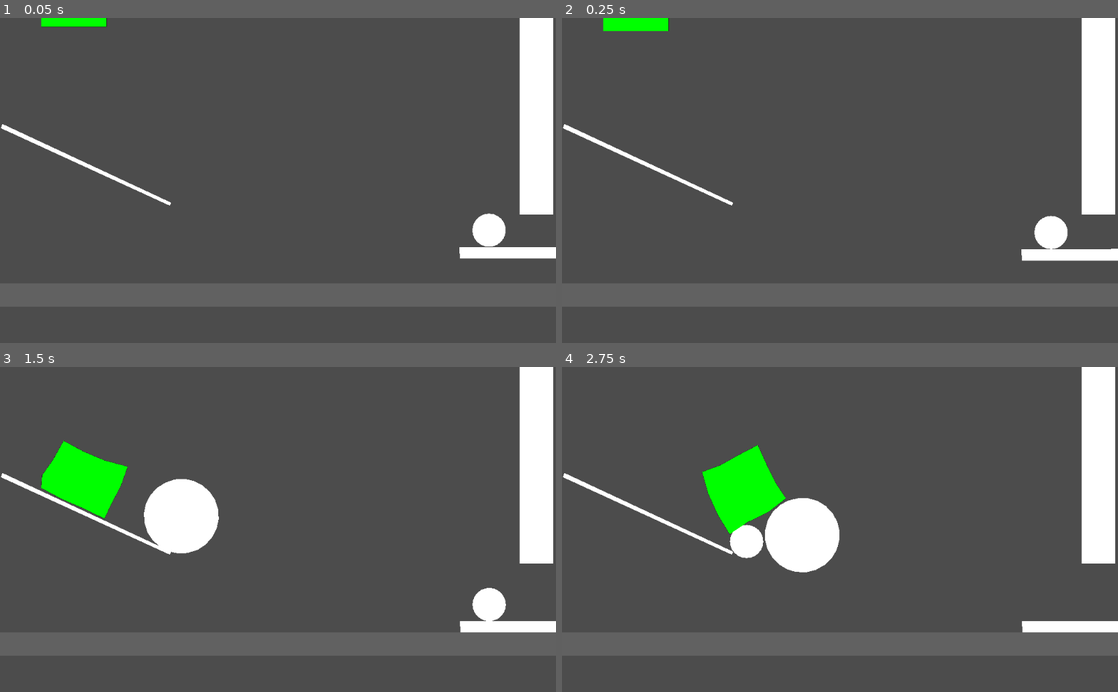
Above: before the commit, frames 1-4 (two rows, left to right).
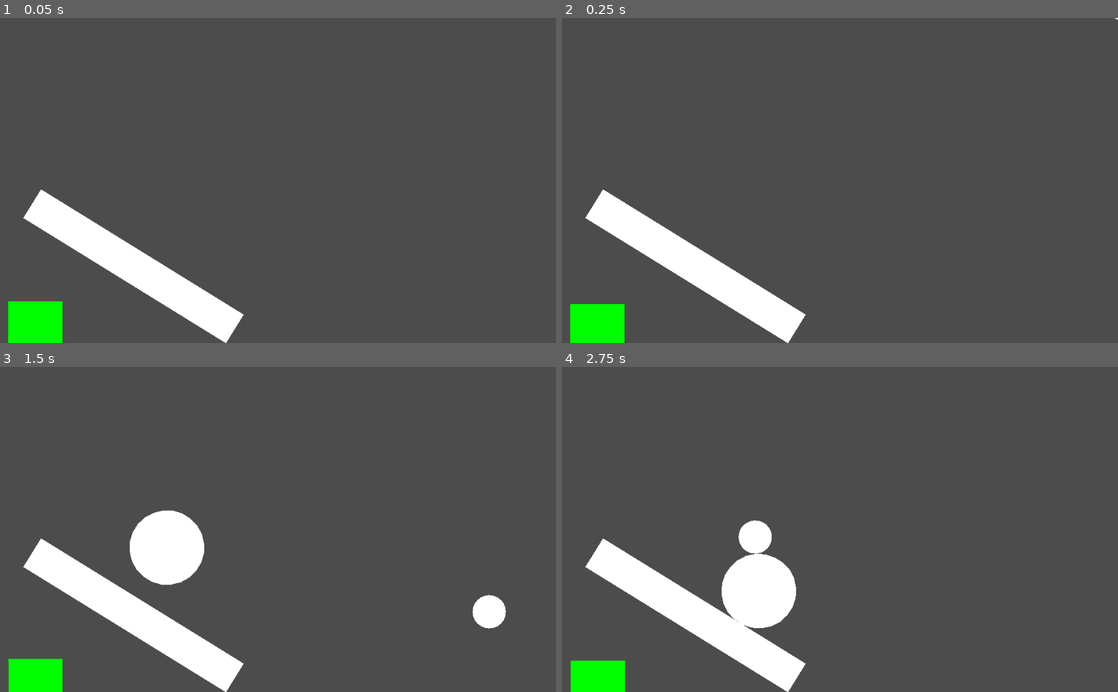
Above: after the commit, the same moments.

Repository: bustedwallstudios/Softbody
Game: Godot game, scene res://2dWorld.tscn
Same seed, same stepped clock (60 frames per second), same inputs: the game is played once before the commit and once after it.
Inputs (mouse positions are in pixels of both pictures, inside the frame that each line leads up to):
- Up to frame 1 (0.05 s): no input
- Up to frame 2 (0.25 s): no input
- Up to frame 3 (1.5 s): tap Enter (ui_accept) at 0.5, 0.77 s; move the mouse to (489, 591) at 0.52 s; hold Right (ui_right) 0.53-1.28 s; move the mouse to (166, 545) at 1.27 s; hold Down (ui_down) from 1.28 s (still down)
- Up to frame 4 (2.75 s): tap Enter (ui_accept) at 1.52 s; move the mouse to (767, 493) at 2.02 s; release Down (ui_down) at 2.03 s; hold Right (ui_right) from 2.03 s (still down)

The runs differ from the first frame. In frame 1, 11% of the frame differs, in the area x 0-100%, y 0-100%; in frame 2, 11%; in frame 3, 15%; in frame 4, 18%.

Commit message:
Squishy ball now generates upon loading the scene, however pressure force has not been implemented yet. Revert to here in case of catastropic circle issues.

Diff:
--- a/2dWorld.tscn
+++ b/2dWorld.tscn
@@ -1,8 +1,9 @@
-[gd_scene load_steps=9 format=2]
+[gd_scene load_steps=10 format=2]
 
 [ext_resource path="res://Objects/SquishyBody.tscn" type="PackedScene" id=1]
 [ext_resource path="res://MiscScripts/Draggable2.gd" type="Script" id=2]
 [ext_resource path="res://MiscScripts/Draggable.gd" type="Script" id=3]
+[ext_resource path="res://MiscScripts/Rotate.gd" type="Script" id=4]
 
 [sub_resource type="RectangleShape2D" id=3]
 extents = Vector2( 119, 13 )
@@ -22,14 +23,14 @@
 [node name="Node2D" type="Node2D"]
 
 [node name="Camera" type="Camera2D" parent="."]
-position = Vector2( 0, -232 )
+position = Vector2( -4, -471 )
 current = true
 zoom = Vector2( 3, 3 )
 
 [node name="World" type="Node2D" parent="."]
 
 [node name="Ground" type="StaticBody2D" parent="World"]
-position = Vector2( -35, 402 )
+position = Vector2( -28, 616 )
 scale = Vector2( 19, 5 )
 __meta__ = {
 "_edit_group_": true
@@ -45,8 +46,8 @@
 polygon = PoolVector2Array( -5.95, -0.225, 5.95, -0.225, 5.95, 1.075, -5.95, 1.075 )
 
 [node name="RotatingBeam" type="StaticBody2D" parent="World"]
-position = Vector2( 1379, -762 )
-rotation = 1.5708
+position = Vector2( -880, 14.0001 )
+rotation = 0.555015
 scale = Vector2( 1.093, 10.975 )
 __meta__ = {
 "_edit_group_": true
@@ -62,12 +63,14 @@
 polygon = PoolVector2Array( -27.3505, -0.222937, 32.9121, -0.225021, 32.9261, 0.624512, -27.3366, 0.626595 )
 
 [node name="RotatingBeam2" type="StaticBody2D" parent="World"]
-position = Vector2( -1106, -335 )
-rotation = 0.436332
-scale = Vector2( 0.855, 1 )
+position = Vector2( 2079, -1265 )
+rotation = -0.205949
+scale = Vector2( 0.855, 3.251 )
+script = ExtResource( 4 )
 __meta__ = {
 "_edit_group_": true
 }
+degreesPerFrame = 1.0
 
 [node name="GroundCollision" type="CollisionShape2D" parent="World/RotatingBeam2"]
 position = Vector2( 56.2972, -4.48892 )
@@ -78,8 +81,27 @@
 scale = Vector2( 20, 20 )
 polygon = PoolVector2Array( -27.2157, -0.289926, 32.9624, -0.241419, 32.9287, 0.677203, -27.2257, 0.947976 )
 
+[node name="RotatingBeam3" type="StaticBody2D" parent="World"]
+position = Vector2( 2267, -478 )
+rotation = -2.64243
+scale = Vector2( 0.855, 3.251 )
+script = ExtResource( 4 )
+__meta__ = {
+"_edit_group_": true
+}
+degreesPerFrame = -1.0
+
+[node name="GroundCollision" type="CollisionShape2D" parent="World/RotatingBeam3"]
+position = Vector2( 56.2972, -4.48892 )
+shape = SubResource( 4 )
+
+[node name="GroundShape" type="Polygon2D" parent="World/RotatingBeam3"]
+position = Vector2( 0, -8.5 )
+scale = Vector2( 20, 20 )
+polygon = PoolVector2Array( -27.2157, -0.289926, 32.9624, -0.241419, 32.9287, 0.677203, -27.2257, 0.947976 )
+
 [node name="Beam" type="RigidBody2D" parent="World"]
-position = Vector2( 1339, 148 )
+position = Vector2( 2087, -852 )
 mass = 20.0
 gravity_scale = 3.72
 can_sleep = false
@@ -99,7 +121,7 @@
 polygon = PoolVector2Array( -16.9075, -0.197987, 20.0952, -0.13546, 20.0282, 3.01541, -16.674, 2.99974 )
 
 [node name="Ball" type="RigidBody2D" parent="World"]
-position = Vector2( 1166, 43 )
+position = Vector2( 1709, -1007 )
 input_pickable = true
 mass = 25.0
 gravity_scale = 5.0
@@ -120,7 +142,7 @@
 polygon = PoolVector2Array( -4.45, 1.625, -4.6, 0.425001, -4.45, -0.775, -4, -1.875, -3.25, -2.825, -2.3, -3.575, -1.2, …(247 unchanged characters)…
 
 [node name="BigBall" type="RigidBody2D" parent="World"]
-position = Vector2( 1828, -213 )
+position = Vector2( 1588, -1572 )
 input_pickable = true
 mass = 50.0
 gravity_scale = 5.0
@@ -141,13 +163,13 @@
 polygon = PoolVector2Array( -4.45, 1.625, -4.6, 0.425001, -4.45, -0.775, -4, -1.875, -3.25, -2.825, -2.3, -3.575, -1.2, …(247 unchanged characters)…
 
 [node name="SquishyBody" parent="." instance=ExtResource( 1 )]
-position = Vector2( -1307, -1444 )
+position = Vector2( -1496, 198 )
 width = 4
 height = 4
-pxBetweenPoints = 120
-stiffness = 10.0
-gravity = Vector2( 0, 15 )
-showLines = true
+pxBetweenPoints = 100
+pointRadius = 1.0
+stiffness = 15.0
+gravity = Vector2( 0, 9.705 )
 
 [connection signal="input_event" from="World/Ball" to="World/Ball" method="inputEvent"]
 [connection signal="input_event" from="World/BigBall" to="World/BigBall" method="inputEvent"]
--- a/Objects/Spring.gd
+++ b/Objects/Spring.gd
@@ -27,6 +27,11 @@
 
 # How much force will be applied to the points, based on the stiffness, distance apart, etc
 var hookesForceProduced:float
+
+# If this is true, it will add on an extra calculation: pressure force.
+# This is set to true in the SquishyBall code only, and will take the pressure
+# (calculated by the SquishyBall) and apply it to each point.
+var isBall = false
 
 func _ready():
 	if hideLine:
@@ -62,6 +67,10 @@
 		PointA.totalSpringForce += forceOnPointA
 		PointB.totalSpringForce += forceOnPointB
 
+		# If this is a ball body, instead of a mesh-like square one
+		if isBall:
+			applyPressureForce()
+
 		# If we are showing the lines, update them
 		if not hideLine:
 			updateLine()
@@ -79,10 +88,6 @@
 	# Repair the weird ass vector nonsense that sometimes happens
 	var fixedForce:Vector2 = fixVector(forceToApply)
 
-	# Limit the force so it at least waits a few seconds before exploding
-#	if fixedForce.length() > 1:
-#		fixedForce = fixedForce.normalized() * 1
-
 	return fixedForce
 
 # Makes the vectors more normal, and rounds them to the nearest 1/1000th.
@@ -98,7 +103,6 @@
 
 # Find the force that the spring is applying, based on things like stiffness and position
 func hookesLawToFindForce() -> float:
-
 	# The distance between them
 	var distBetweenPoints = (PointB.global_position - PointA.global_position).length()
 
@@ -112,6 +116,9 @@
 
 	return hookesForceProduced
 
+# Calculates the force applied to the points in the opposite
+# direction from the spring's force, to prevent the shape
+# from perpetually bouncing in place.
 func findDampingForce() -> float:
 	# The vector pointing towards A from B with length 1
 	var normalizedDirection = (PointA.global_position - PointB.global_position).normalized()
@@ -129,6 +136,9 @@
 
 	return dotProduct * dampingFactor
 
+func applyPressureForce():
+	var a = 0
+
 # Update the line graphic for each frame, to go from point A to B
 func updateLine():
 	$Line2D.clear_points()
--- /dev/null
+++ b/Objects/SquishyBall.gd
@@ -0,0 +1,160 @@
+extends Node2D
+
+
+# This allows us to create the rigidbodies whenever we need to
+export (PackedScene) var PhysicsPoint
+
+# This allows us to create the SPRINGS whenever we need to
+export (PackedScene) var PhysicsSpring
+
+# The amount of pixels away from the center each vertex will be
+export (int) var radiusInPx         = 100
+
+# The amount of vertices around the circle (3 makes it a triangle, 4 a square, etc.)
+export (int) var pointsAroundCircle = 10
+var pxBetweenPoints # The amount of pixels between each point (we have to calculate this in _ready()
+
+export (float) var pointRadius = 10
+
+# These will be applied to each spring as they are created
+# Damping factor is only really useful if it is set to exactly the same thing as stiffness,
+# so I have removed the ability to control that from the node.
+export (float) var stiffness = 4
+var dampingFactor
+
+export (float) var mass = 1
+
+export (Vector2) var gravity = Vector2(0, 1)
+
+export (bool) var showLines   = true
+export (bool) var showPoints  = true
+export (bool) var showPolygon = false
+
+# Stores all the points in a 2d array (used in squishy ball, not square one)
+var bodyPoints = []
+
+# PRESSURE RELATED STUFF
+var p:float # Pressure: Calculated each frame
+var V:float # Volume: Calculated each frame
+export (float) var n = 100  # Amount of substance: constant (This can be increased by the user to
+const R:float = 8.31446261815324 # Ideal gas constant: constant (obviously)
+
+# The formula to calculate pressure is PV = nRT, but T is temp (we don't care
+# about that), and all we actually need is pressure. Thus, we rearrange the
+# formula to solve for P: P = nR/V. This makes sense; as the volume increases,
+# the pressure within the shape will be lower and lower, and as the amount of
+# substance increases, the pressure will go up.
+
+
+func _ready():
+	# The body works the best if they are equal.
+	dampingFactor = stiffness
+
+	# This will equal the circumference of the circle / the point count.
+	pxBetweenPoints = radiusInPx*2 * PI / pointsAroundCircle
+
+	if not showPolygon:
+		$Shape.hide()
+
+	# Create and initiate all the points and springs.
+	initiatePoints()
+	initiateSprings()
+
+func _process(delta):
+	if showPolygon:
+		refreshShapeArray()
+
+# Create the correct amount of rigidbodies for all the points,
+# and put them in the correct positions
+func initiatePoints():
+	# How many radians apart each point should be
+	var angleApart = 2*PI / pointsAroundCircle
+
+	# The first point we create will be at 0°, and from there we will increment
+	# this so that each one is further along the shape.
+	var angle = 0
+
+	for pointIdx in range(0, pointsAroundCircle):
+
+		# Calculate the position to put it at around the circle
+		var directionVector = Vector2(cos(angle), sin(angle))
+		var nodePosition    = directionVector * radiusInPx
+		angle += angleApart # Increase the angle that we'll create the next one at
+
+		# Initiate a new point in memory
+		var newPoint = PhysicsPoint.instance()
+
+		# Put the new point where it should be
+		newPoint.position = nodePosition
+
+		# Scale the point size and marker size appropriately
+		newPoint.get_node("Hitbox").shape.radius = pointRadius
+		newPoint.get_node("Marker").scale = Vector2(pointRadius/10, pointRadius/10)
+
+		# Adjust the color to give the whole squishy body a nice rainbow across it
+		newPoint.get_node("Marker").color = Color.from_hsv(pointIdx/pointsAroundCircle, 1, 1)
+
+		# All the points need to have the same mass
+		newPoint.mass = mass
+
+		# All the points need to have the same gravity also
+		newPoint.gravityForce = gravity
+
+		add_child(newPoint)
+
+		# If we are hiding the points, we hide the point.
+		if not showPoints:
+			newPoint.hide()
+
+		# And add it to the array so we can easily remember which are which
+		bodyPoints.append(newPoint.get_path())
+
+func initiateSprings():
+	# Loop the same amount of times as we have points in the circle
+	for i in range(0, pointsAroundCircle):
+
+		# If we're on the last point, we want the spring to connect
+		# to the last point and the first one, to complete the circle.
+		if i == pointsAroundCircle-1:
+			createSpring(i, 0, str(i), pxBetweenPoints)
+		# In any other case though, we just connect
+		# it to the next point in the circle.
+		else:
+			# Create a spring attached to the current and next points
+			createSpring(i, i+1, str(i), pxBetweenPoints)
+
+func createSpring(idx:int, targetIdx:int, springName:String, length:float):
+	# Create a new spring and add it as a child
+	var spring = PhysicsSpring.instance()
+	add_child(spring)
+
+	# Connect the spring to this node and the target node, so that it keeps them apart.
+	# The only case where targetIdx won't be idx+1 is when we're on the last point,
+	# and targetIdx will be 0, to connect the spring back to the first point.
+	spring.PointA = bodyPoints[idx]
+	spring.PointB = bodyPoints[targetIdx]
+
+	# Set the physical properties of the spring
+	spring.restLength    = length
+	spring.stiffness     = self.stiffness
+	spring.dampingFactor = self.dampingFactor
+
+	# Mostly for debugging
+	spring.springName = springName
+
+	# This will not display the lines connecting the points where the springs are.
+	spring.hideLine = !showLines
+
+	# We're done setting it up, so it can now start processing its physics and whatnot
+	spring.doneSetup = true
+
+# Refreshes the Polygon2D that we use to represent the shape of the softbody,
+# which uses eldritch array positioning to get the right points and add them to
+# the array of positions.
+func refreshShapeArray():
+	var pointArray:PoolVector2Array
+
+	for point in bodyPoints:
+		pointArray.append(get_node(point).position)
+
+	$Shape.polygon = pointArray
--- /dev/null
+++ b/Objects/SquishyBall.tscn
@@ -0,0 +1,15 @@
+[gd_scene load_steps=4 format=2]
+
+[ext_resource path="res://Objects/SquishyBall.gd" type="Script" id=1]
+[ext_resource path="res://Objects/Spring.tscn" type="PackedScene" id=2]
+[ext_resource path="res://Objects/PhysicsPoint.tscn" type="PackedScene" id=3]
+
+[node name="SquishyBall" type="Node2D"]
+position = Vector2( 220, 95 )
+script = ExtResource( 1 )
+PhysicsPoint = ExtResource( 3 )
+PhysicsSpring = ExtResource( 2 )
+
+[node name="Shape" type="Polygon2D" parent="."]
+z_index = 1
+color = Color( 0, 1, 0, 1 )
--- a/Objects/SquishyBody.gd
+++ b/Objects/SquishyBody.gd
@@ -19,7 +19,7 @@
 # These will be applied to each spring as they are created
 # Damping factor is only really useful if it is set to exactly the same thing as stiffness,
 # so I have removed the ability to control that from the node.
-export (float) var stiffness = 4
+export (float, 0, 15) var stiffness = 4
 var dampingFactor
 
 export (float) var mass = 1
